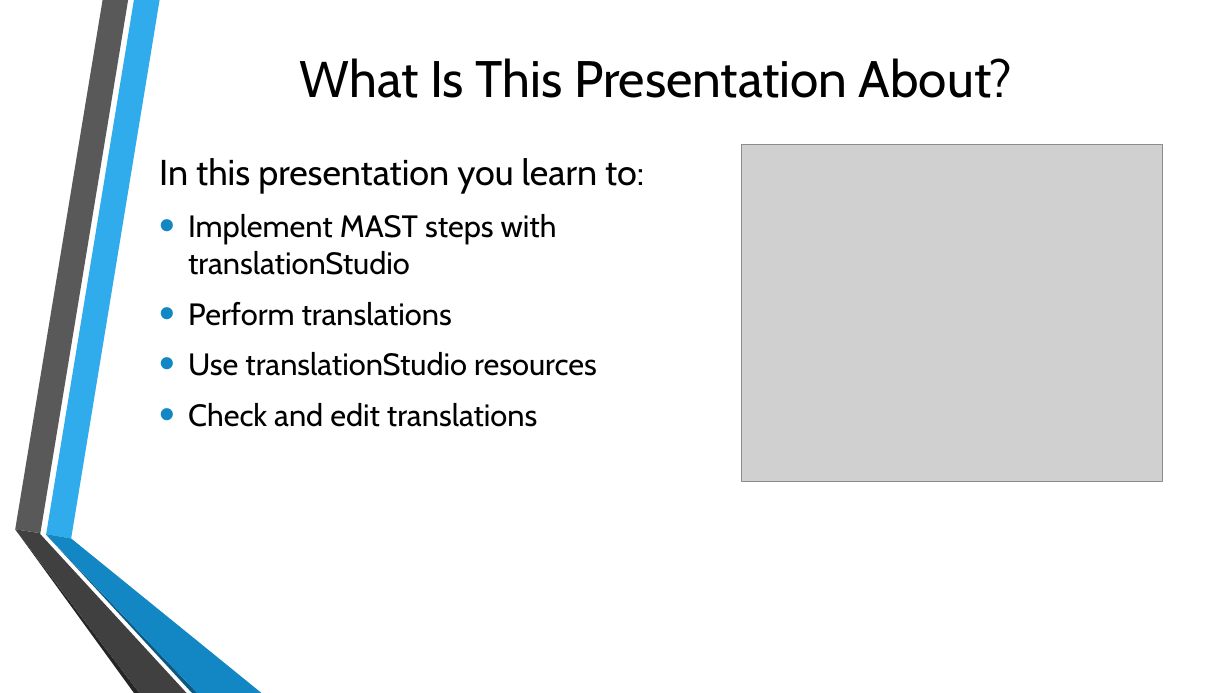
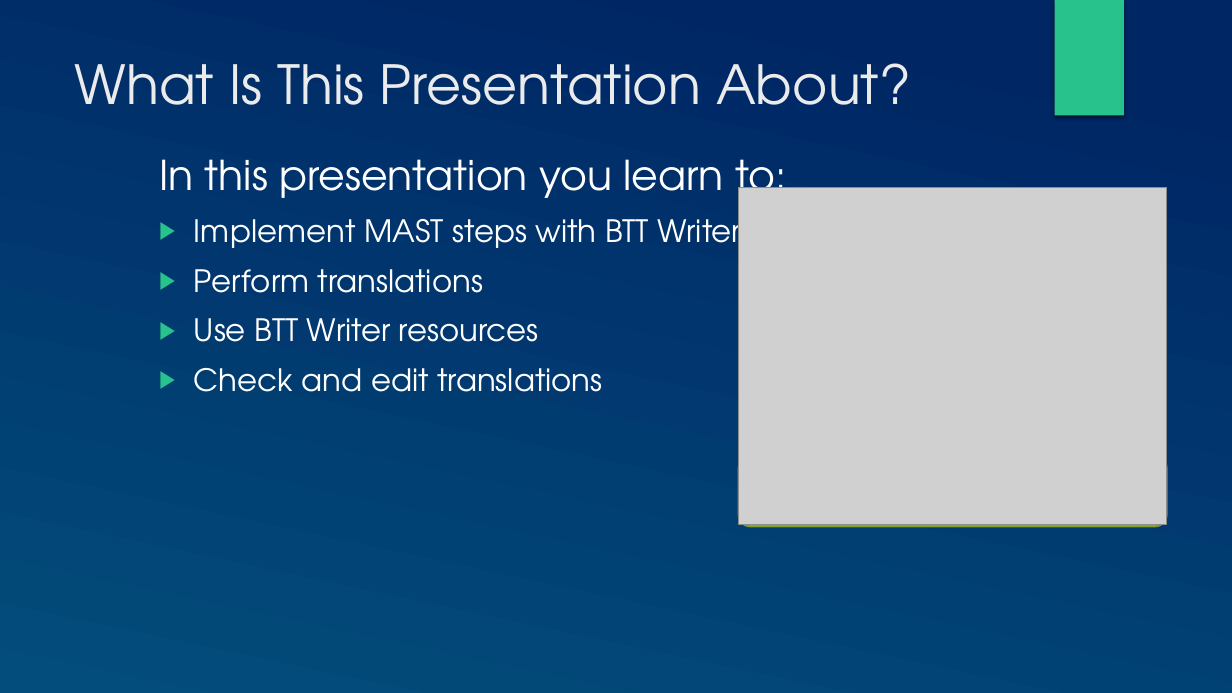
Before and after one commit to mondele/btt-writer-docs, a slide deck: slide 2 of docs/ATranslate.pptx. Drawn at 1232x693 pixels with LibreOffice and Linux fonts; fonts in the diff are those of the drawing; grey boxes stand for pictures; background and template pictures are left out. Boxes give left, top, right and bottom in pixels: in the first picture for what was removed or moved away, otherwise in the second. Text is boxed around its words. In the diff, an @@ line names an element or a change of style, - is before the commit and + after.

```diff
--- a/docs/ATranslate.pptx
+++ b/docs/ATranslate.pptx
@@ background picture (left out) to gradient #002664 to #024E7B @@
@@ rectangle added at [1055, 0, 1124, 116], fill #28C28C @@
@@ title "What Is This Presentation About?": place and size @@
-title "What Is This Presentation About?" at [300, 58, 1013, 98]
+title "What Is This Presentation About?" at [75, 63, 911, 105]
@@ title "What Is This Presentation About?" at [75, 63, 911, 105]: size 40 to 42 pt, font Cabin to TeX Gyre Adventor, text colour #000000 to #EBEBEB; alignment centre to left; vertical alignment middle to top @@
@@ text at [159, 159, 786, 392]: size 28 to 32 pt in "In this presentation you learn to:"; font Cabin to TeX Gyre Adventor, text colour #000000 to #FFFFFF in "In this presentation you learn to:", "Perform translations", "Check and edit translations"; less space between paragraphs; bullet • to ▶; bullet colour #1287C3 to #28C28C @@
@@ picture: place and size @@
-picture at [742, 145, 1163, 482]
+picture at [738, 188, 1166, 525]
@@ text at [194, 210, 740, 257]: text changed; font Cabin to TeX Gyre Adventor; text colour #000000 to #FFFFFF @@
-• Implement MAST steps with translationStudio
+▶ Implement MAST steps with BTT Writer
@@ text at [194, 318, 538, 342]: text changed; font Cabin to TeX Gyre Adventor; text colour #000000 to #FFFFFF @@
-• Use translationStudio resources
+▶ Use BTT Writer resources
@@ rounded rectangle added at [738, 457, 1166, 527], fill #ACD433, outline #7F9D26 1.5 pt @@
@@ group removed at [15, 0, 262, 693]: 6 freeform shapes @@
```
Also in this commit, not shown: 33 other slides changed, 17 other files.
